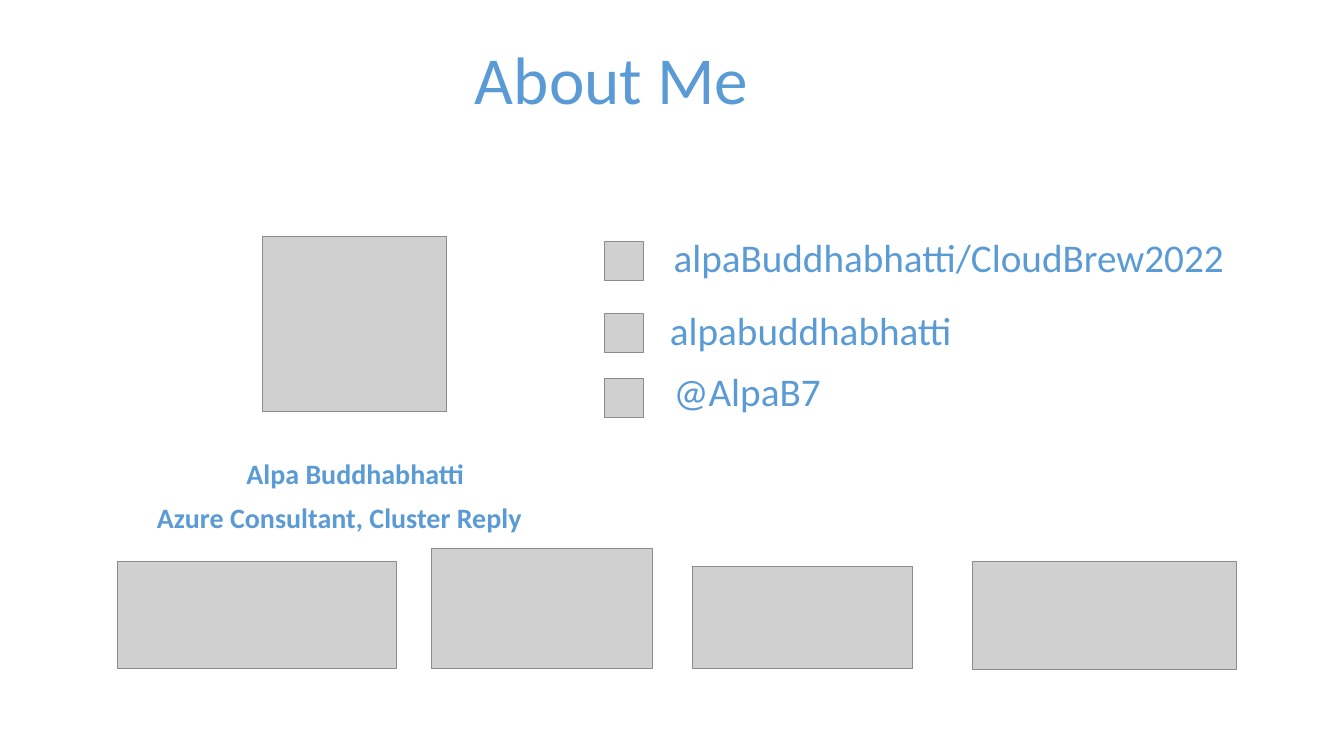
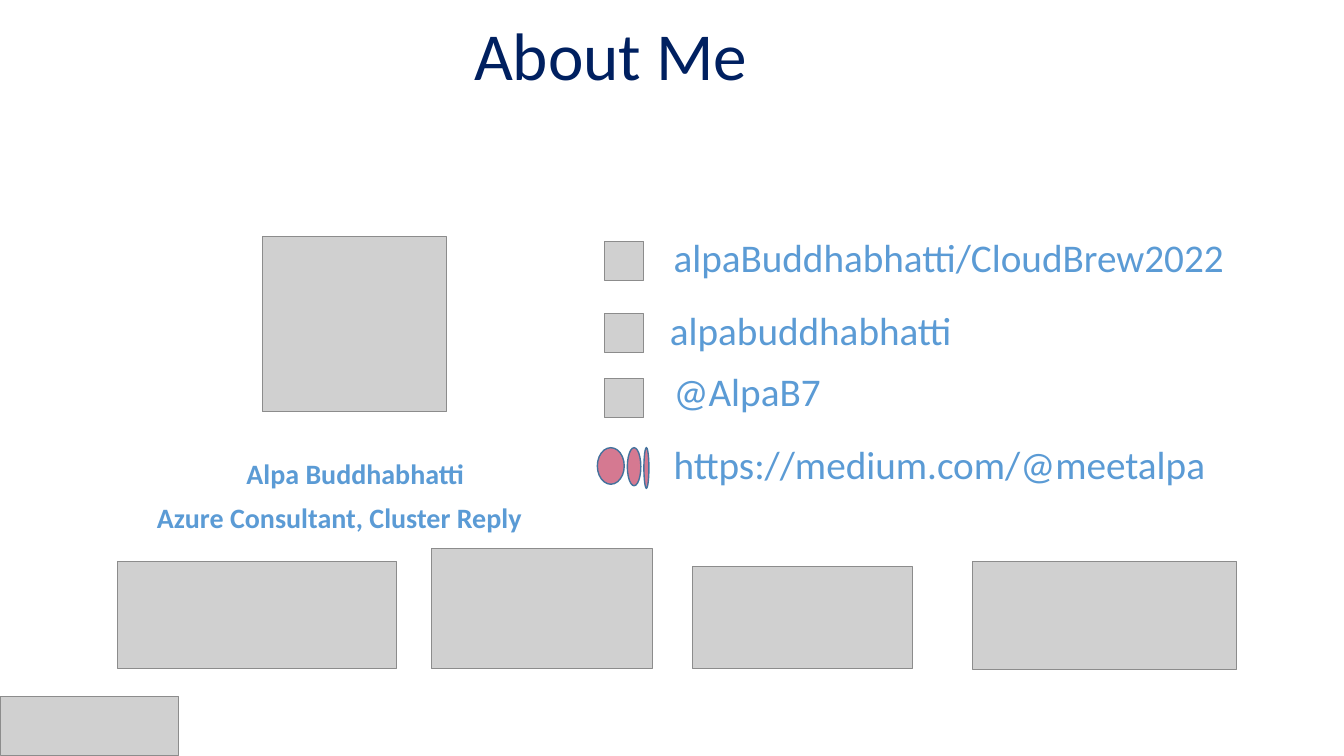
Before and after one commit to alpaBuddhabhatti/CloudBrew2022, a slide deck: slide 3 of Sentiment Analysis using Azure Data Factory and Azure Cognitive service_CloudBrew2022.pptx. Drawn at 1344x756 pixels with LibreOffice and Linux fonts; fonts in the diff are those of the drawing; grey boxes stand for pictures. Boxes give left, top, right and bottom in pixels: in the first picture for what was removed or moved away, otherwise in the second. Text is boxed around its words. In the diff, an @@ line names an element or a change of style, - is before the commit and + after.

```diff
--- a/Sentiment Analysis using Azure Data Factory and Azure Cognitive service_CloudBrew2022.pptx
+++ b/Sentiment Analysis using Azure Data Factory and Azure Cognitive service_CloudBrew2022.pptx
@@ text "About Me": place and size @@
-text "About Me" at [475,57,748,105]
+text "About Me" at [474,33,748,81]
@@ text "About Me" at [474,33,748,81]: text colour #5B9BD5 to #002060 @@
@@ ellipse added at [598,448,625,484], fill #D57991, outline #43739E 1 pt @@
@@ ellipse added at [627,448,640,486], fill #D57991, outline #43739E 1 pt @@
@@ ellipse added at [644,448,649,488], fill #D57991, outline #43739E 1 pt @@
@@ text added at [674,452,1205,486], 28 pt, text #5B9BD5 @@
+https://medium.com/@meetalpa
@@ picture added at [1,696,178,756] @@
```
Also in this commit, not shown: 22 other slides changed.
